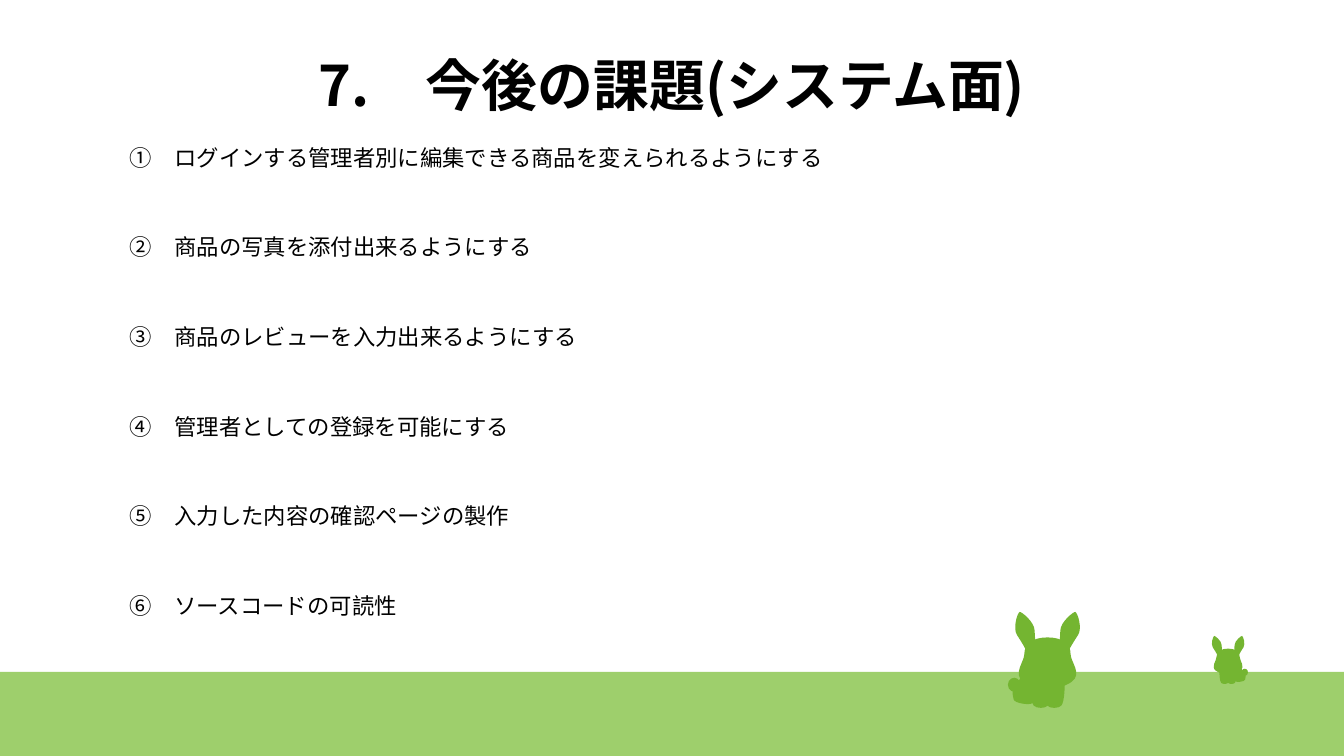
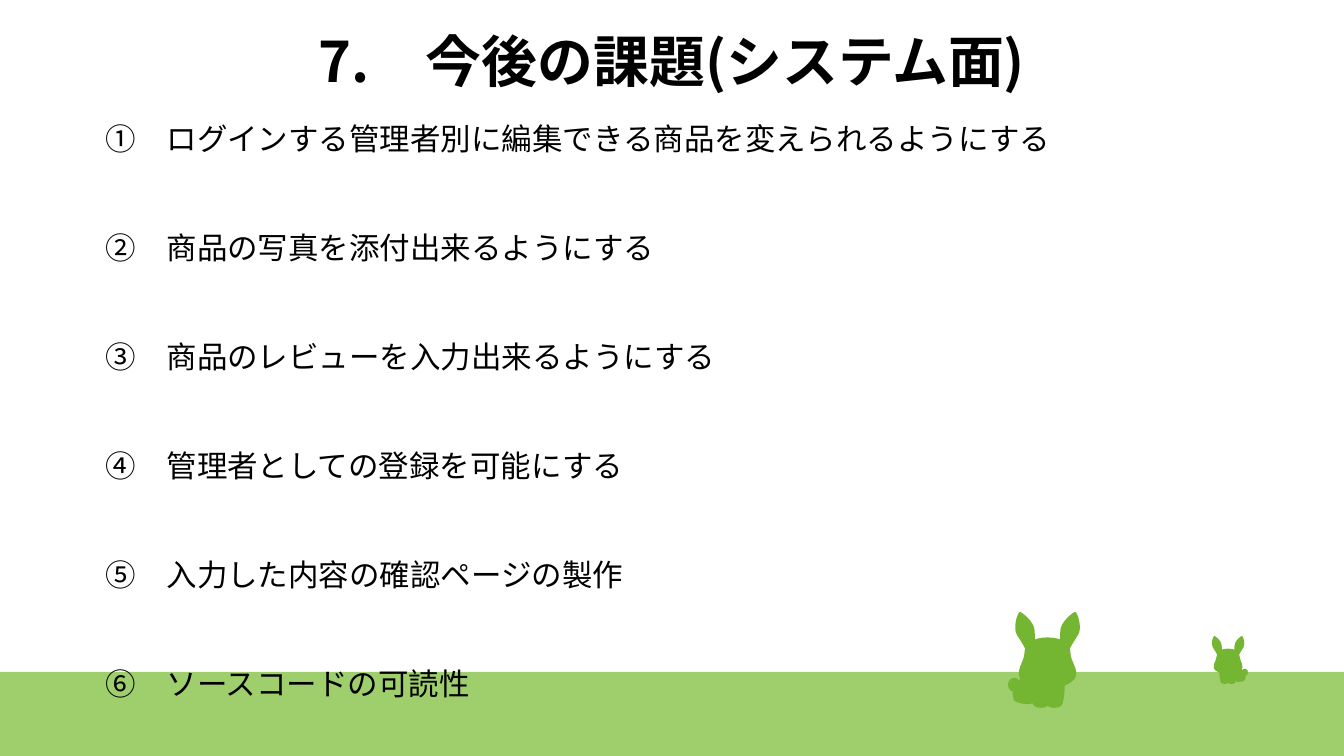
Before and after one commit to 17bd089s/shopping, a slide deck: slide 13 of document/発表スライド改.odp. Drawn at 1344x756 pixels with LibreOffice and Linux fonts; fonts in the diff are those of the drawing. Boxes give left, top, right and bottom in pixels: in the first picture for what was removed or moved away, otherwise in the second. Text is boxed around its words. In the diff, an @@ line names an element or a change of style, - is before the commit and + after.

```diff
--- a/document/発表スライド改.odp
+++ b/document/発表スライド改.odp
@@ title "7. 今後の課題(システム面)" moved from (x1=319, y1=58, x2=1025, y2=117) to (x1=319, y1=34, x2=1025, y2=93) @@
@@ text "① ログインする管理者別に編集できる商品を変えられるようにする" moved from (x1=130, y1=147, x2=822, y2=616) to (x1=106, y1=124, x2=1050, y2=698) @@
@@ text "① ログインする管理者別に編集できる商品を変えられるようにする" at (x1=106, y1=124, x2=1050, y2=698): size 13.2 to 18 pt @@
```
Also in this commit, not shown: 10 other slides changed, 2 slides added, 2 slides removed.
